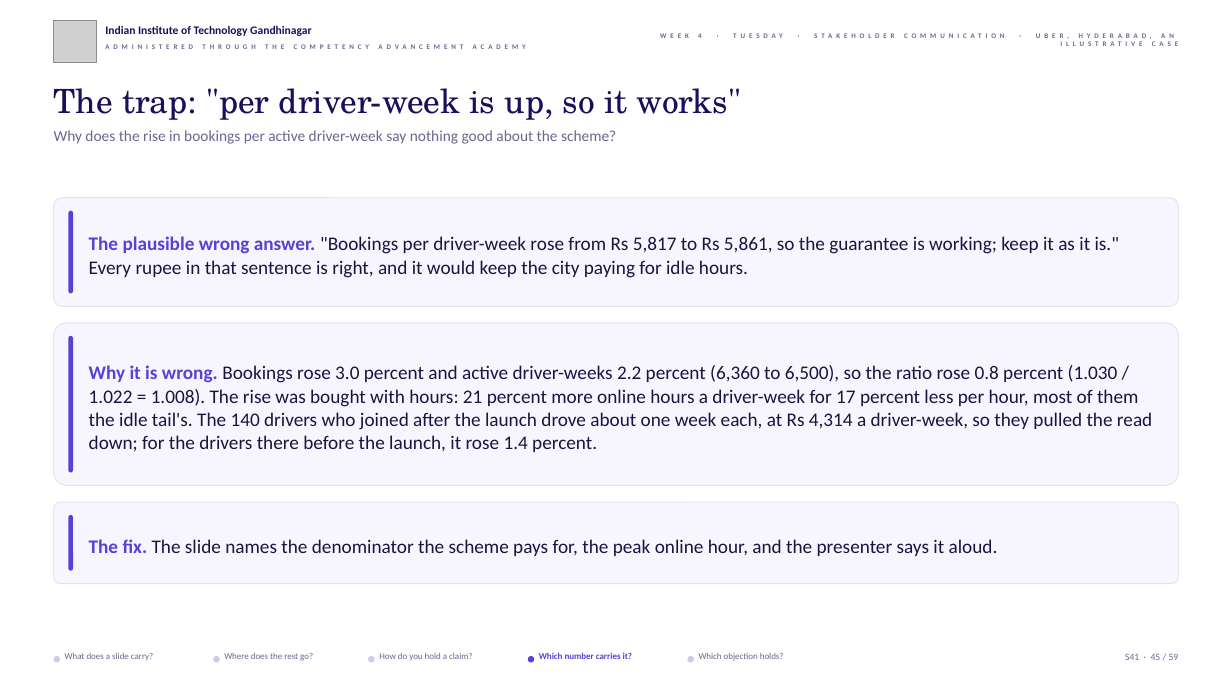
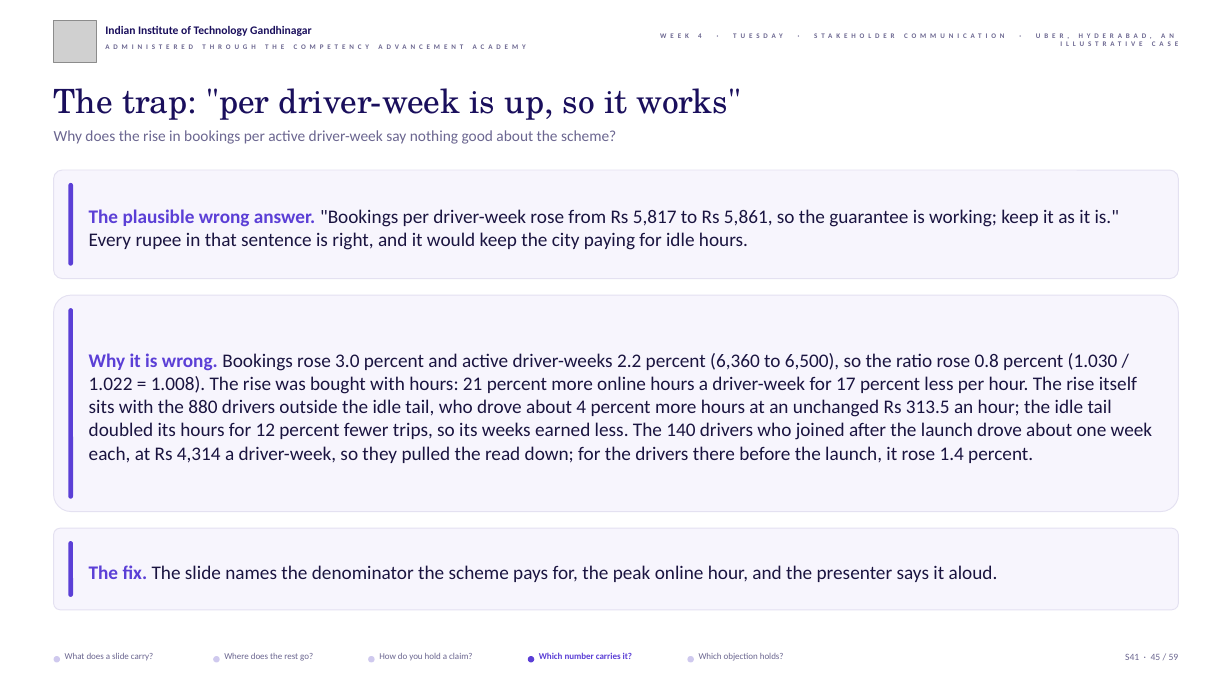
Before and after one commit to fde-academy-lab/c2-content-factory, a slide deck: slide 45 of content/W04/D2/slides/C2_W04_D02_half1_STUDENT.pptx. Drawn at 1232x693 pixels with LibreOffice and Linux fonts; fonts in the diff are those of the drawing; grey boxes stand for pictures; background and template pictures are left out. Boxes give left, top, right and bottom in pixels: in the first picture for what was removed or moved away, otherwise in the second. Text is boxed around its words. In the diff, an @@ line names an element or a change of style, - is before the commit and + after.

```diff
--- a/content/W04/D2/slides/C2_W04_D02_half1_STUDENT.pptx
+++ b/content/W04/D2/slides/C2_W04_D02_half1_STUDENT.pptx
@@ 2 rounded rectangles, 1 text: place and size @@
-2 rounded rectangles, 1 text at (54, 198, 1178, 307)
+2 rounded rectangles, 1 text at (54, 170, 1178, 279)
@@ rounded rectangle: place and size @@
-rounded rectangle at (54, 323, 1178, 486)
+rounded rectangle at (54, 295, 1178, 511)
@@ rounded rectangle: place and size @@
-rounded rectangle at (68, 335, 73, 472)
+rounded rectangle at (68, 308, 73, 498)
@@ text at (89, 353, 1152, 463): text changed @@
-Why it is wrong. Bookings rose 3.0 percent and active driver-weeks 2.2 percent (6,360 to 6,500), so the ratio rose 0.8 percent (1.030 / 1.022 = 1.008). The rise was bought with hours: 21 percent more online hours a driver-week for 17 percent less per hour, most of them the idle tail's. The 140 drivers who joined after the launch drove about one week each, at Rs 4,314 a driver-week, so they pulled the read down; for the drivers there before the launch, it rose 1.4 percent.
+Why it is wrong. Bookings rose 3.0 percent and active driver-weeks 2.2 percent (6,360 to 6,500), so the ratio rose 0.8 percent (1.030 / 1.022 = 1.008). The rise was bought with hours: 21 percent more online hours a driver-week for 17 percent less per hour. The rise itself sits with the 880 drivers outside the idle tail, who drove about 4 percent more hours at an unchanged Rs 313.5 an hour; the idle tail doubled its hours for 12 percent fewer trips, so its weeks earned less. The 140 drivers who joined after the launch drove about one week each, at Rs 4,314 a driver-week, so they pulled the read down; for the drivers there before the launch, it rose 1.4 percent.
@@ 2 rounded rectangles, 1 text: place and size @@
-2 rounded rectangles, 1 text at (54, 502, 1178, 583)
+2 rounded rectangles, 1 text at (54, 529, 1178, 610)
```
Also in this commit, not shown: 3 other slides changed, 38 other files.
